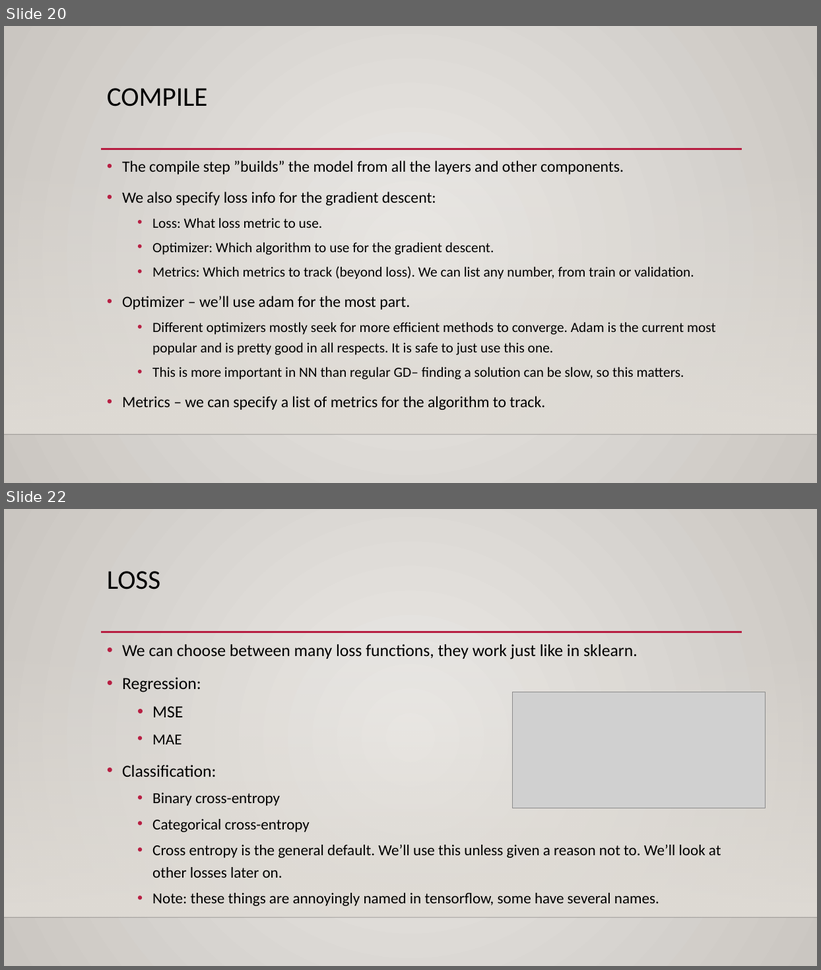
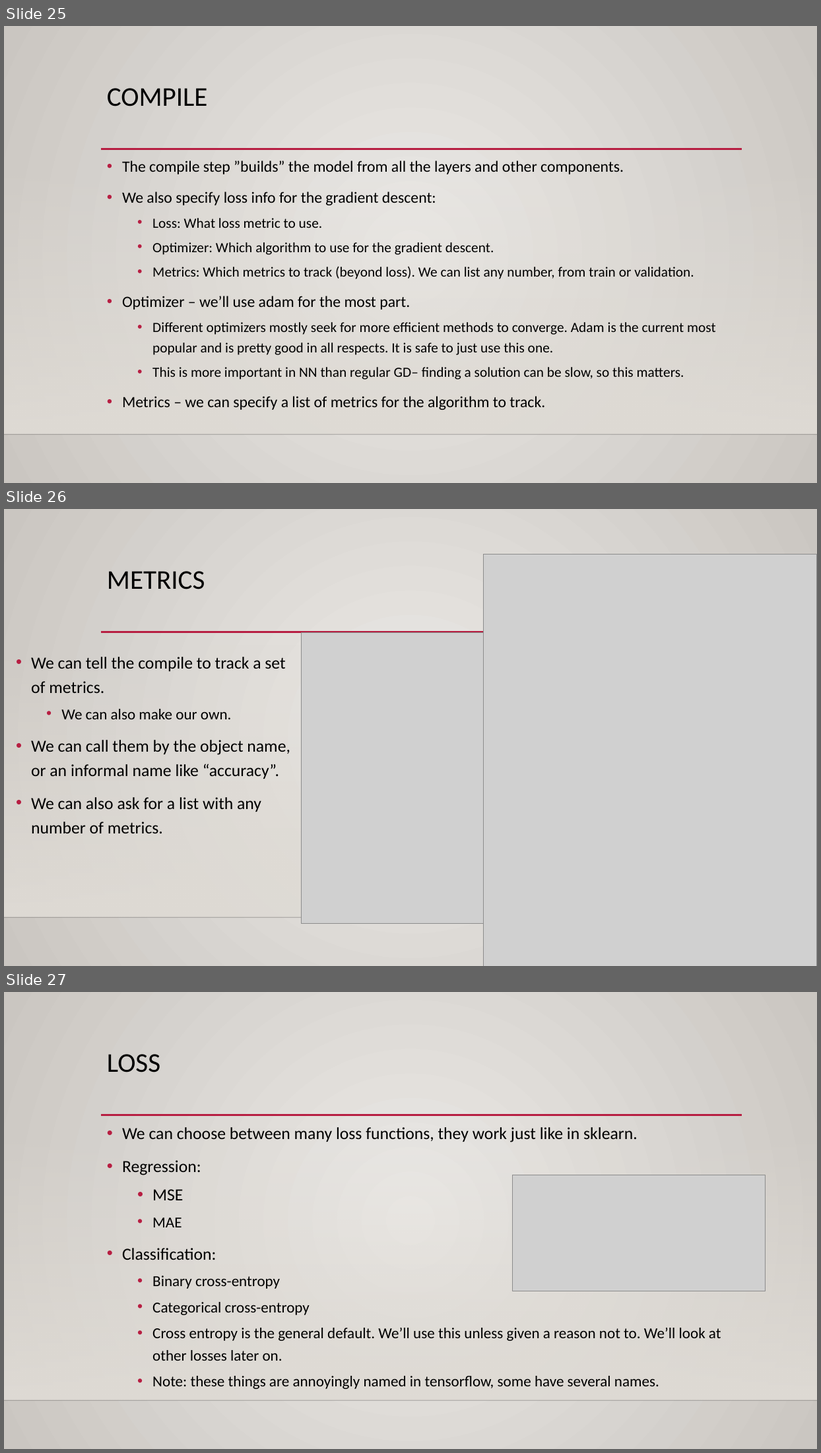
Before and after one commit to AkeemSemperDataScience/Intro_to_Machine_Learning_Students, a slide deck: reference_content/Slides/keras_intro.pptx. Shown one above the other, each under a label of ours: slides 20 and 22 before the commit, slides 25, 26 and 27 after it; the slides between them are not shown. The pictures are 821x970 and 821x1453 pixels, drawn with LibreOffice and Linux fonts; fonts in the diff are those of the drawing; grey boxes stand for pictures; background and template pictures are left out. Boxes give left, top, right and bottom in pixels: in the first picture for what was removed or moved away, otherwise in the second. Text is boxed around its words. In the diff, an @@ line names an element or a change of style, - is before the commit and + after.

```diff
--- a/reference_content/Slides/keras_intro.pptx
+++ b/reference_content/Slides/keras_intro.pptx
@@ slide 26 added at (4, 509, 817, 966), background gradient #ECEAE7 to #CAC7C1; not listed: 3 template elements that a slide beside it also shows @@
@@ picture added at (484, 555, 817, 966) @@
@@ title added at (107, 571, 205, 590), 32 pt, text #000000 @@
+METRICS
@@ picture added at (302, 633, 484, 924) @@
@@ text added at (31, 657, 290, 834), 20 pt, text #000000 @@
+• We can tell the compile to track a set of metrics.
+  • We can also make our own.
+• We can call them by the object name, or an informal name like “accuracy”.
+• We can also ask for a list with any number of metrics.
@@ what was slide 20 is now slide 25 @@
@@ what was slide 22 is now slide 27 @@
```
Also in this commit, not shown: 7 slides changed, 6 other slides added, 4 other files.
